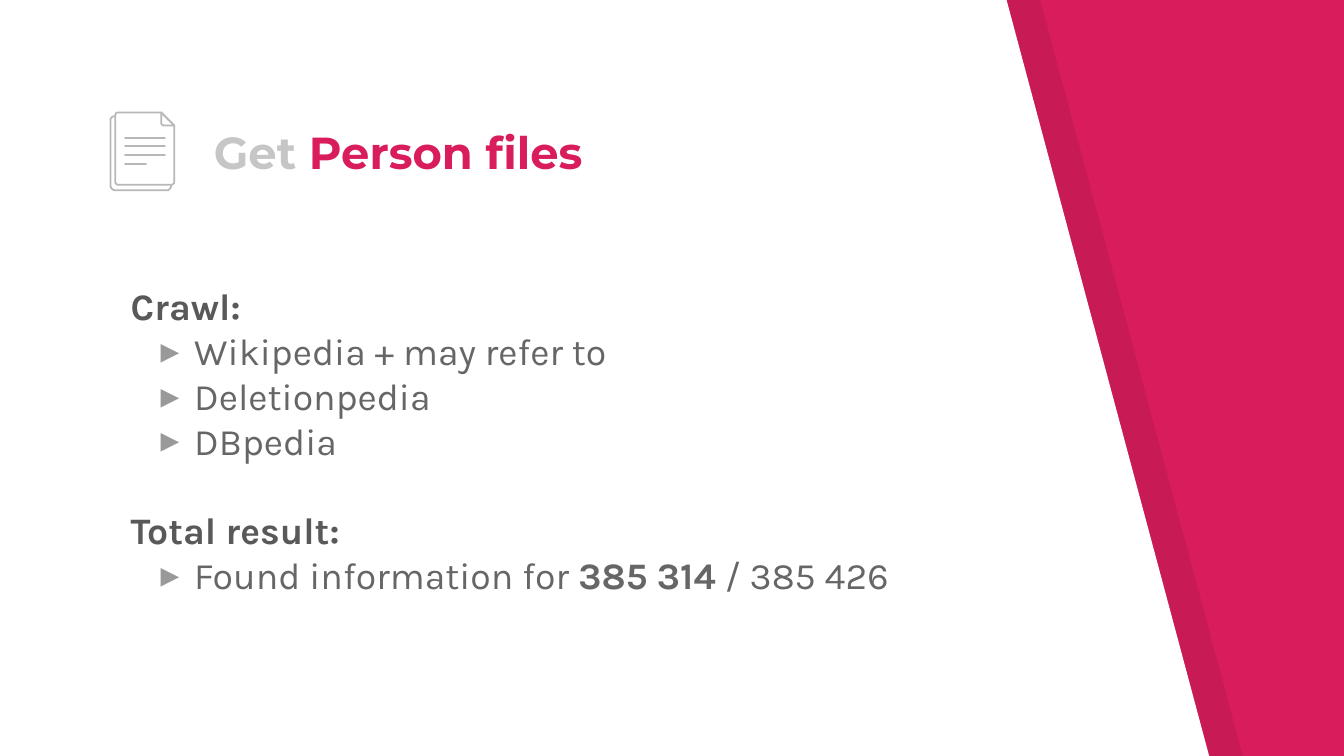
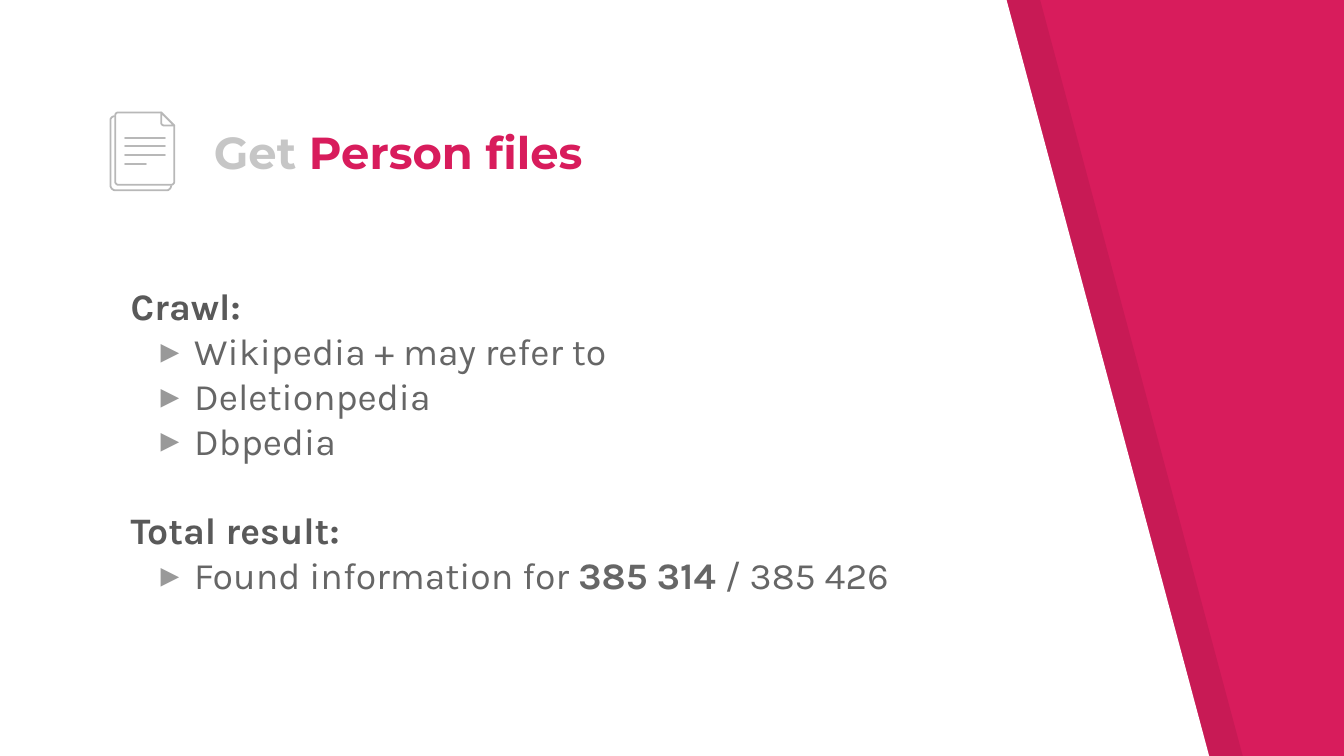
Before and after one commit to wsdm-cup-2017/goosefoot, a slide deck: slide 7 of docs/wsdm.pptx. Drawn at 1344x756 pixels with LibreOffice and Linux fonts; fonts in the diff are those of the drawing. Boxes give left, top, right and bottom in pixels: in the first picture for what was removed or moved away, otherwise in the second. Text is boxed around its words. In the diff, an @@ line names an element or a change of style, - is before the commit and + after.

```diff
--- a/docs/wsdm.pptx
+++ b/docs/wsdm.pptx
@@ text at (194, 429, 336, 464): text changed @@
-▸ DBpedia
+▸ Dbpedia
```
Also in this commit, not shown: 5 other slides changed.
